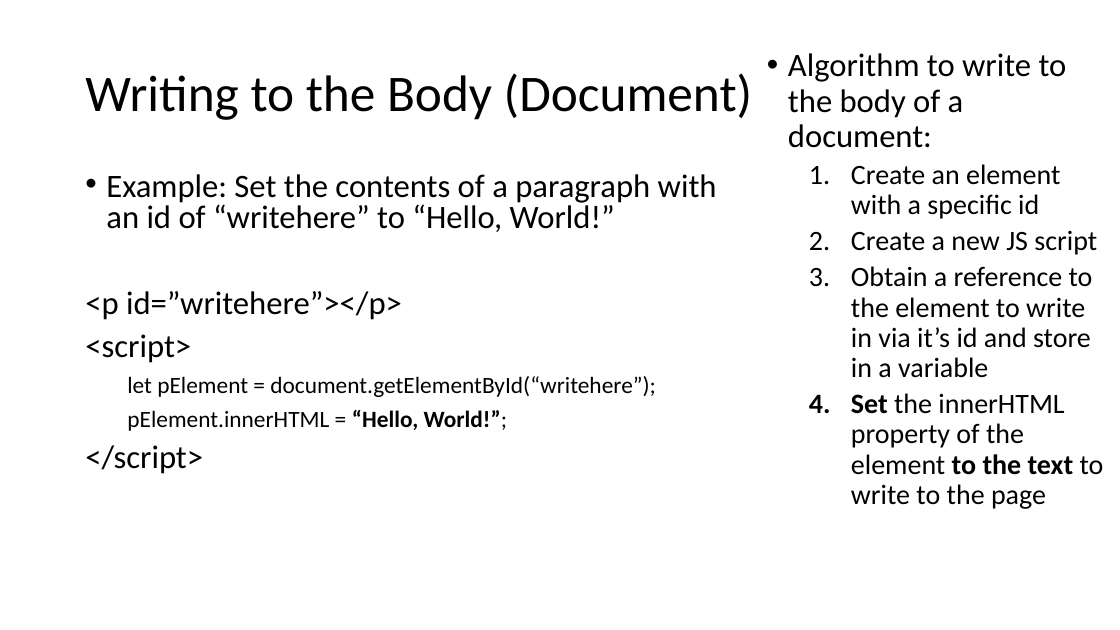
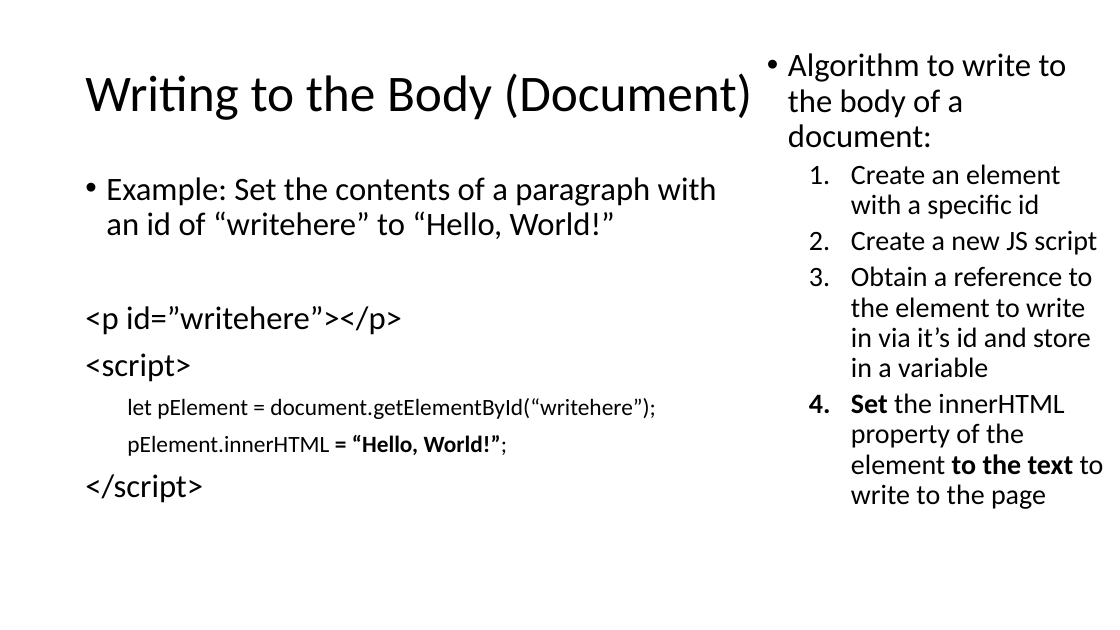
Before and after one commit to MrJoshGross/Course-Curricular-Material, a slide deck: slide 36 of Computer Science Principles/Lectures/Lecture 10 - Introduction to JavaScript.pptx. Drawn at 1120x630 pixels with LibreOffice and Linux fonts; fonts in the diff are those of the drawing. Boxes give left, top, right and bottom in pixels: in the first picture for what was removed or moved away, otherwise in the second. Text is boxed around its words. In the diff, an @@ line names an element or a change of style, - is before the commit and + after.

```diff
--- a/Computer Science Principles/Lectures/Lecture 10 - Introduction to JavaScript.pptx
+++ b/Computer Science Principles/Lectures/Lecture 10 - Introduction to JavaScript.pptx
@@ text "Example: Set the contents of ..." at box(85, 177, 717, 503): bold on in "="; line spacing 0.8 to 0.9 @@
```
Also in this commit, not shown: 15 other slides changed.
